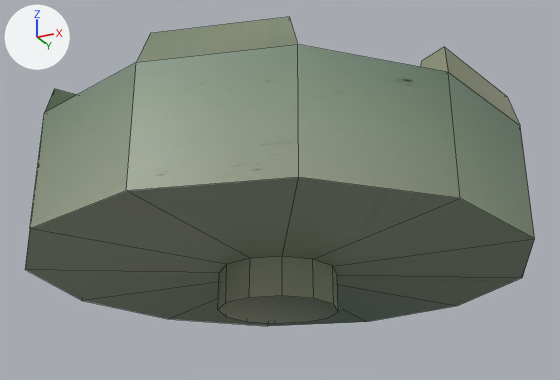
Renders of the FBX model Assets/Models/Ivan/VentanaModel.fbx from each side of a commit.
The view is the same before and after, from a 50 mm camera at (5.72, -11.37, -3.51) aimed at (0.15, -0.24, 1.5). The axes (+X, +Y, +Z) are drawn at upper left. The lights are the same throughout. Mesh edges are drawn as thin lines. Where no turn or scale is listed for an object, it has been applied to the vertices.

In view in the first picture: 'VentanChikito'.
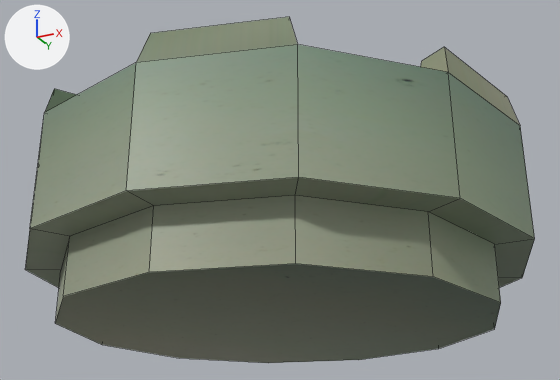
Scene script edits in JSON lines:
```json
{"block": "me_cylinder_009", "where": "me_cylinder_009.from_pydata(...)  # 121 vertices, 121 faces; spans x -4.21..4.21, y -4.21..4.21, z -0.55..2.43"}
{"block": "me_cylinder_009", "where": "# used by ob_ventanchikito; location = (0.0, 0.0, 0.0)"}
{"block": "me_cylinder_009", "change": "me_cylinder_009 part 1: all 24 vertices in x -1.0..1.0, y -1.0..1.0, z -0.55..0.09 are scaled about their middle by (3.62, 3.62, 1.4), then moved by (0.0, 0.0, -0.13)"}
```

Pixel boxes [x1, y1, x2, y2] of what changed, in the pictures (560 x 380 px; the box of a moved part takes in the faces that stretch with it):
```json
{"object": "VentanChikito", "change": "reshaped", "before": [25, 17, 535, 326], "after": [25, 17, 535, 363], "on screen": "12% taller"}
{"part": 1, "of": "me_cylinder_009", "change": "moved or reshaped", "before": [25, 177, 535, 326], "after": [25, 177, 535, 363]}
```
